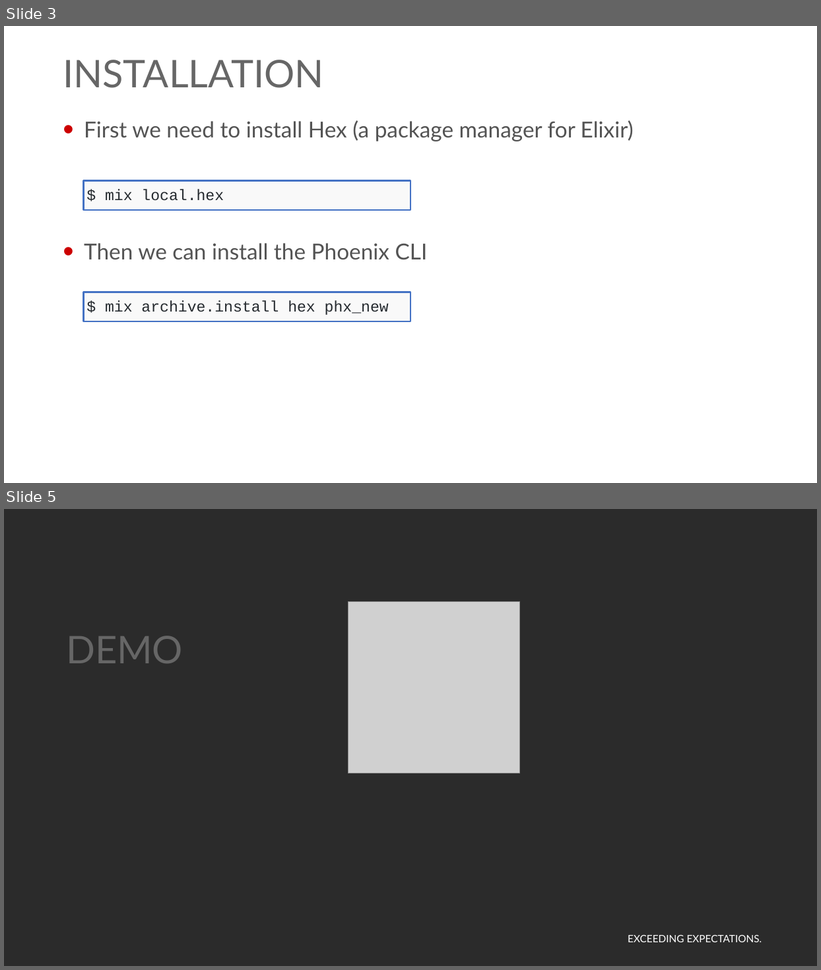
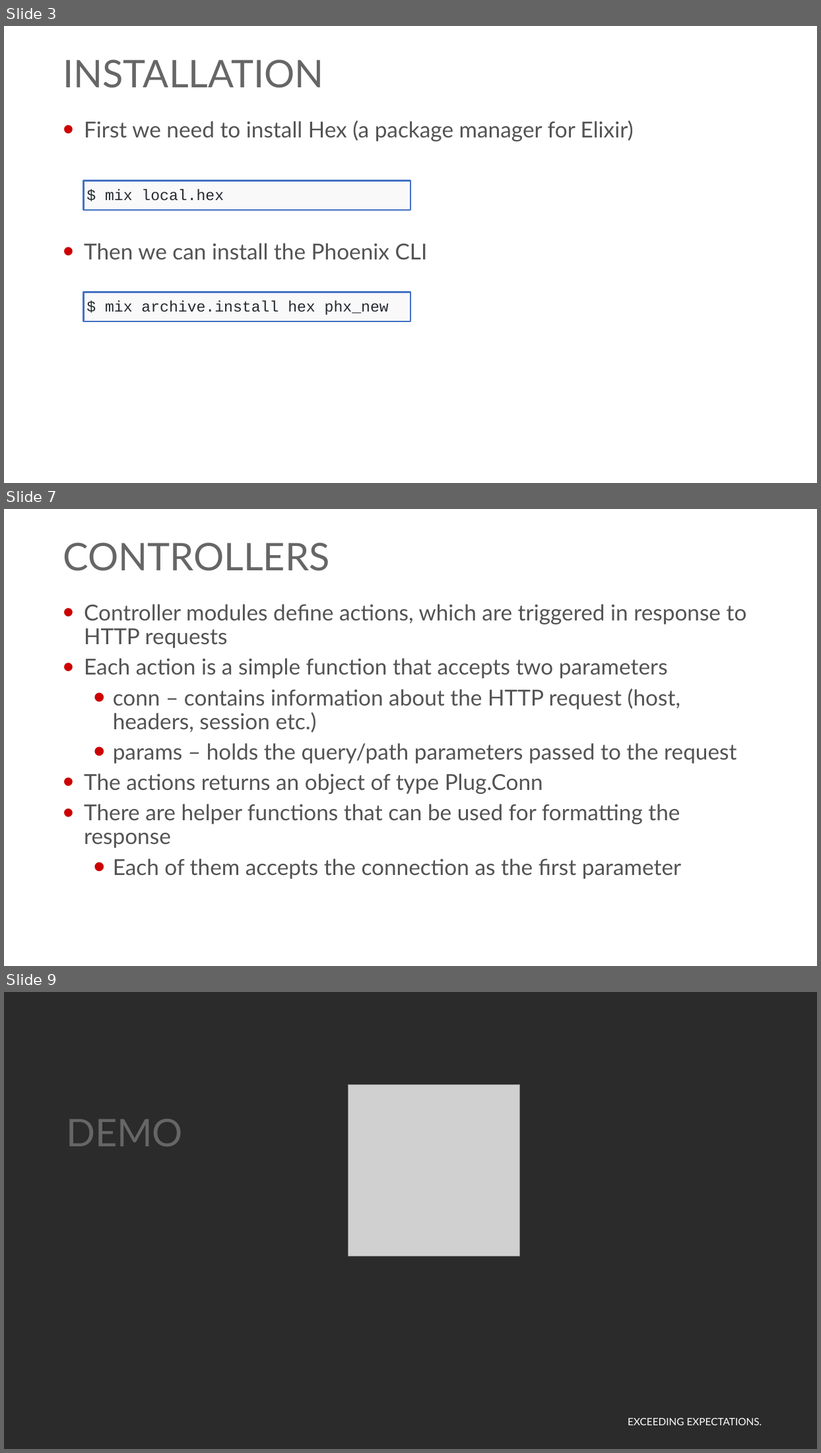
Before and after one commit to georgiyolovski/elixir-workshop, a slide deck: Elixir - Day 3.pptx. Shown one above the other, each under a label of ours: slides 3 and 5 before the commit, slides 3, 7 and 9 after it; the slides between them are not shown. The pictures are 821x970 and 821x1453 pixels, drawn with LibreOffice and Linux fonts; fonts in the diff are those of the drawing; grey boxes stand for pictures; background and template pictures are left out; a plain dark background stands for a picture behind light text. Boxes give left, top, right and bottom in pixels: in the first picture for what was removed or moved away, otherwise in the second. Text is boxed around its words. In the diff, an @@ line names an element or a change of style, - is before the commit and + after.

```diff
--- a/Elixir - Day 3.pptx
+++ b/Elixir - Day 3.pptx
@@ slide 7 added at [4,509,817,966], background #FFFFFF; not listed: 1 template element that a slide beside it also shows @@
@@ title added at [63,543,329,571], 45 pt, text #666666 @@
+CONTROLLERS
@@ text added at [84,604,747,879], 26 pt, text #535353 @@
+• Controller modules define actions, which are triggered in response to HTTP requests
+• Each action is a simple function that accepts two parameters
+  • conn – contains information about the HTTP request (host, headers, session etc.)
+  • params – holds the query/path parameters passed to the request
+• The actions returns an object of type Plug.Conn
+• There are helper functions that can be used for formatting the response
+  • Each of them accepts the connection as the first parameter
@@ what was slide 5 is now slide 9 @@
```
Also in this commit, not shown: 1 slide changed, 8 other slides added.
